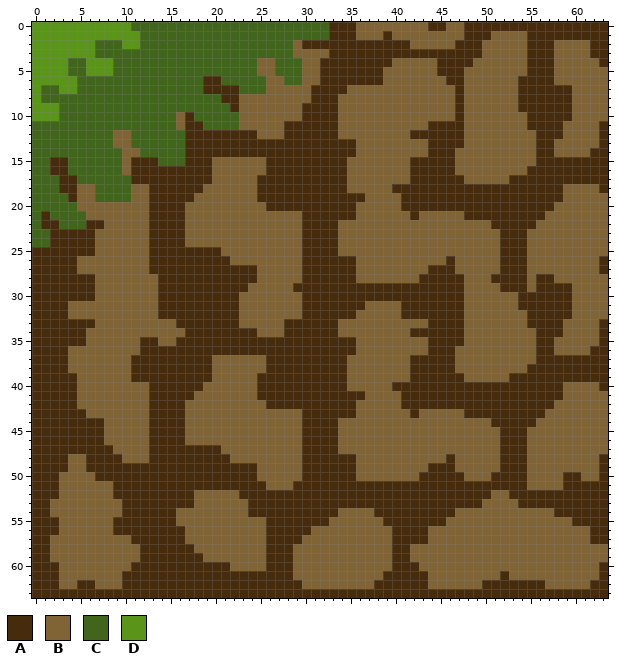
Two states of a pixel-art sprite, sandbox/Assets/Sprites/Tiles/Ground/Ground24-5.png. The picture above was drawn from the file before the commit.
The file is 64x64 pixels.
Palette (. is transparent): A #462b0c  B #806436  C #41651b  D #5a951a
The same view after the edit:
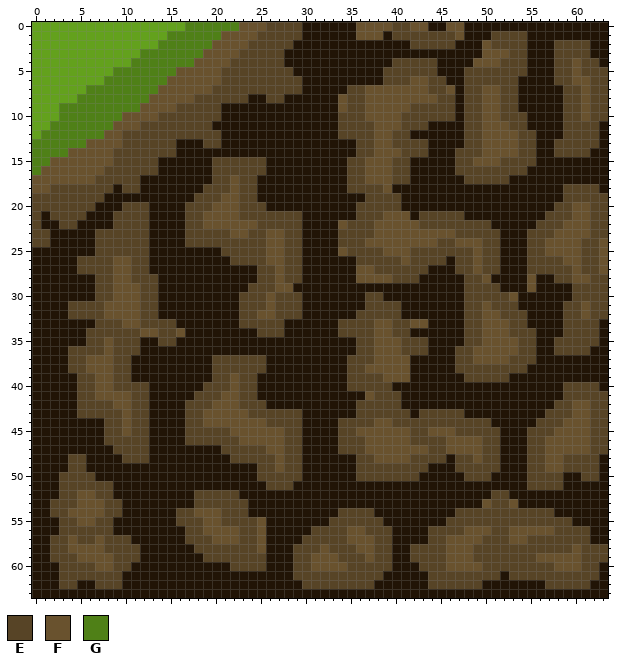
Colours new in this view: E #574426  F #69522e  G #4f8017
Difference:
colour A: #462b0c -> #211406
colour D: #5a951a -> #63a11d
Changed rows in their new state; - is a pixel that keeps its letter.
first column x 0:
 0 -----------DDDDDDGGGGGGFFFEEEEAAA---FFFFEEFF--FF----------------
 1 ------------DDDGGGGGGFFFFEEEEEAAA---FFF-EEEEEEEF---EEEE---------
 2 -------DDD--DDGGGGGGFFFFEEEEEA------------EEEEE---FEEEE---EEEE--
 3 -------DDDDDGGGGGGGFFFFEEEEEAAAAA-----------------FFFEE---EEEE--
 4 ----DD---DDGGGGGGGFFFFEEEEEEAAAA--------EEEEE----FFFEEE---EEFEE-
 5 ----DD---GGGGGGGFFFFFEEEEEEEEAAA-------EEEEEE---EEEEEEE---EEFEEE
 6 -----DDDGGGGGGGFFFFFFEEEEEEEEEAA-------EEEFFEE--EEEEEE----EEFFEE
 7 -DD--DGGGGGGGGFFFFFFEEEEEEEEEEA----EEFFFFFFFEEF-EEFFEE-----EEFEE
 8 -DDDDGGGGGGGGFFFFFEEEEEEAAEEAAA---FEEFFFFFFFFEE-EEFFEE-----EEFEE
 9 ---GGGGGGGGGFFFFEEEEEA-AAAAAAA----FEEFFFFFEEEEE-EEFFEE-----EEFEE
10 ---GGGGGGGFFFFEEEEEEEAAAAAAAAA----EEEFFFFEEEEEE-EEFFEEE----EEFEE
11 DDGGGGGGGFFFEEEEEEEEAAAAAAAA------EEEEFFFEEE----EEFFFEE----EEEE-
12 DGGGGGGGFFEEEEEEEEEEE----AAA------EEEEFFEE------EEFFFFEE---EEEE-
13 GGGGGGFFFFEEEEEEA--EE---------------EEFFEEEE----EEFFFFEE--EEEEE-
14 GGGGFFFFFEEEEEEEA-------------------EEFFFEEE---EEEFFFFEE--EEEE--
15 GGFFFFFFFEEEEEAAA---EEEEEE---------EEFFFEE-----EEFFFEEEE--------
16 GFFFFFFFEEEEEE------EEEEEE---------EEFFFEE-----EEEEEEEE---------
17 FFFFFFFEEEEE--------EEFEE----------EEFFFEE------EEEEE-----------
18 FFEEEEEEEAEEA------EEEFEE----------EEEEF-------------------EEEE-
19 EEEEEEEEAAAAA-----EEEFFEE------------EEEE------------------EEEEE
20 EEEEEEEAAAEEE----EEEFFFEEE----------EEEEE-----------------EEFFEE
21 E-EEEEAAAEEEE----EEFFFFEEEEEEE------EEEFFF-EEEEE---------EEEFFEE
22 E--EEA--AEEEE----EEFFFFFFEEEEE----FEEEFFFFFEEEEEEEE-----EEEFFFEE
23 EE-----EEEEEE----EEEEEFFEEFFEE----EEEEFFFFFFFFFEEEEE---EEEFFFFEE
24 EE-----EEEEEE----EEEEEEEEEFFEE----EEEFFFFFFFFEEFFFEE---EEFFFFEEF
25 -------EEEEEE--------EEEEEFFEE----FEEEEFFFEEEEEEEFEE---EEFFFFEEF
26 -----EEEEFFEE---------EEEEFFEE------EEEEEFEEEE-EEFEE---EEEEFFEEF
27 -----EEEEFFEE------------EEFEE------FFEEEEEE---EEFEE---EEEEEFEEF
28 -------EEFFEEE-----------EEFEE------FFFFEEE-----EEF----F--EEFFEE
29 -------EEFFFEE----------EEEFF-------------------EEEE---F----EEEE
30 -------EEFFFEE---------EEEFEEE-------EE---------EEEEEF------EEEE
31 ----EEEEFFFFEE---------EEEFEEE-------EEEE-------EEFEEE-----EEFEE
32 ----EEEEFFFFEE---------EEFFEEE------EEEEE-------EEFFEEE----EEFEE
33 -------EEEFFEEEE-------EEEEE------EEEEFFEEFF----EEFFFEE----EEEE-
34 ------EEEEEEFFEEF--------EEE------EEEEFFEE------EEFFFEEE---EEEE-
35 ------EEFEEE--EE--------------------EEFFFEEE----EEFFFFEE--EEEEE-
36 ----EEEEFEEE------------------------EEFFFEEE---EEFFFFFEE--EEEE--
37 ----EEFFFEE---------EEEEEE---------EEEFFFF-----EEFFFFEEE--------
38 ----EEFFFEE---------EEEEEE---------EEFFFFF-----EEEEEEEE---------
39 -----EEFFEE---------EEFEE----------EEEEFFF------EEEEE-----------
40 -----EEFFEEEE------EEEFEE----------EEEEE-------------------EEEE-
41 -----EEFFFFEE-----EEEFFEE------------FEEE------------------EEEEE
42 -----EEEEFFEE----EEEFFFEEE----------EEEEE-----------------EEFFEE
43 -----EEEEEFEE----EEFFFFFEEEEEE------EEEEEE-EEEEE---------EEEFFEE
44 --------EEFEE----EEFFFFFFFEEEE----EEEEFFEEEEEEEEEEE-----EEEFFFEE
45 --------EEFEE----EEEEEFFFFFFEE----EEFFFFFFEEFFFEEEEE---EEEFFFFEE
46 --------EEEEE----EEEEEEFFFFFEE----EEEFFFFFEEEEFFFFEE---EEFFFFFEE
47 ---------EEEE--------EEEEEFFEE----EEEFFFFFFFEEFFFFEE---EEFFFFFEE
48 ----EE----EEE---------EEEEEFEE------EEFFFFEEEE-EEFEE---EEFFEEEE-
49 ----EE-------------------EEFEE------EEEEEEEE---EEEEE---EEFFEEEE-
50 ---EEEE------------------EEEEE------EEEEEEE-----EEE----EEEE--EE-
51 ---EEEEEE-----------------EEE--------------------------EEEE-----
52 ---EEFFEE---------EEEEE----------------------------EE-----------
53 --EEEFFFEE--------EEEEEE--------------------------FEEF----------
54 --EEFFFFEE------EEFFFEEE----------EEEE---------EEEEEEEEEEE------
55 ---EEFFEE-------EEEFFEEEEF-------EEEEEE-------EEEEEEEEEEEEEE----
56 ---EEEEEE--------EEFFFFEEF-----EEEEFFEEE----EEEEFFFEEFFFFFEEEE--
57 --EEFEEFEEE------EEEFFFEEF----EEEEEFFFEE----EEFFFFEEEFFEEEEEEE--
58 --EEFFFFEEEE------EEEEEEEF---EEEFEEEFFEE--EEEEFFFEEEEEEEEEEEFEEE
59 --EEEFFFFEEE-------EEEEEEE---EEFFFEEEFEE--EEEEFFFEEEEEEEFFFFFEEE
60 ---EEEEFFEE-----------EEEE---EEFFFFEEEEE---EEEFFFFEEEEEEEEFFFEE-
61 ---EEEEEEE-------------------EEEEEEEEEE-----EEEEEEEE-EEEEEEEEEE-
62 ---EE--EEE--------------------EEEEEEEE------EEEEEE-------EEEEE--
